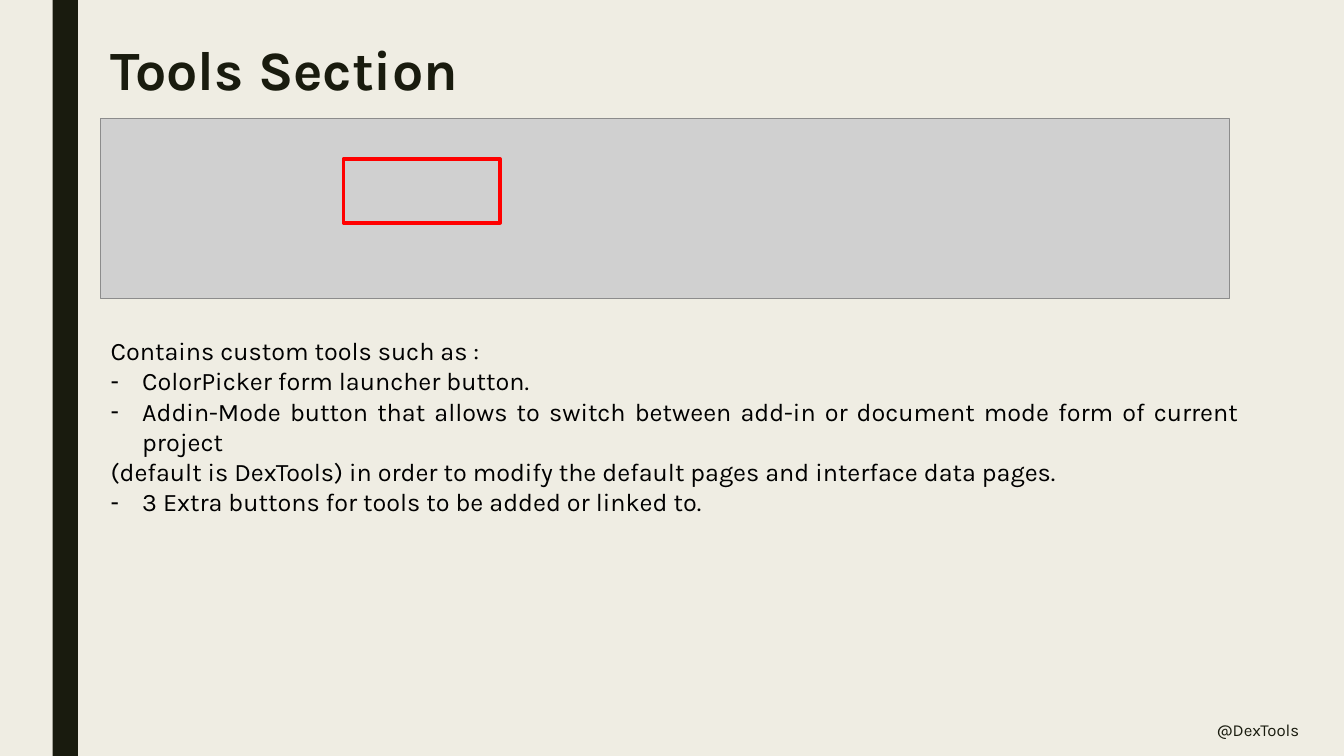
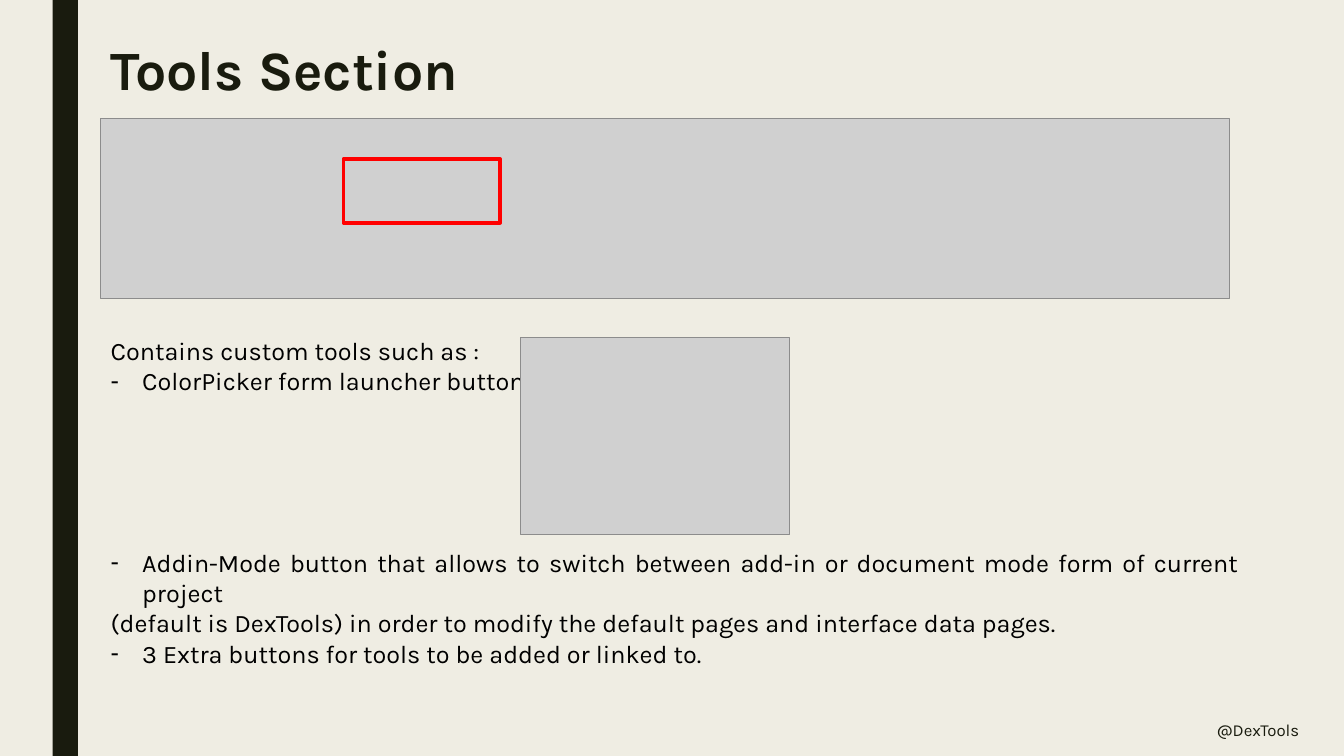
Before and after one commit to dexterial/Dextools, a slide deck: slide 6 of Main/Guide.pptx. Drawn at 1344x756 pixels with LibreOffice and Linux fonts; fonts in the diff are those of the drawing; grey boxes stand for pictures. Boxes give left, top, right and bottom in pixels: in the first picture for what was removed or moved away, otherwise in the second. Text is boxed around its words. In the diff, an @@ line names an element or a change of style, - is before the commit and + after.

```diff
--- a/Main/Guide.pptx
+++ b/Main/Guide.pptx
@@ text "Contains custom tools such as ..." rewrapped from [111, 342, 1238, 512] to [111, 342, 1238, 664] @@
@@ picture added at [520, 338, 789, 535] @@
```
Also in this commit, not shown: 3 other slides changed, 4 slides added, 2 other files.
